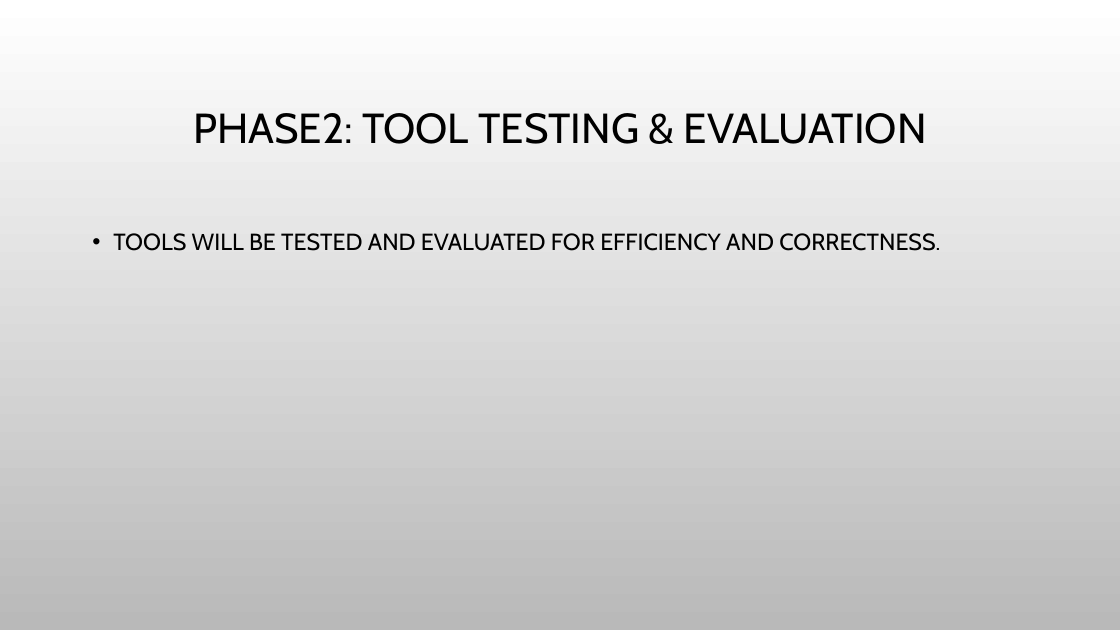
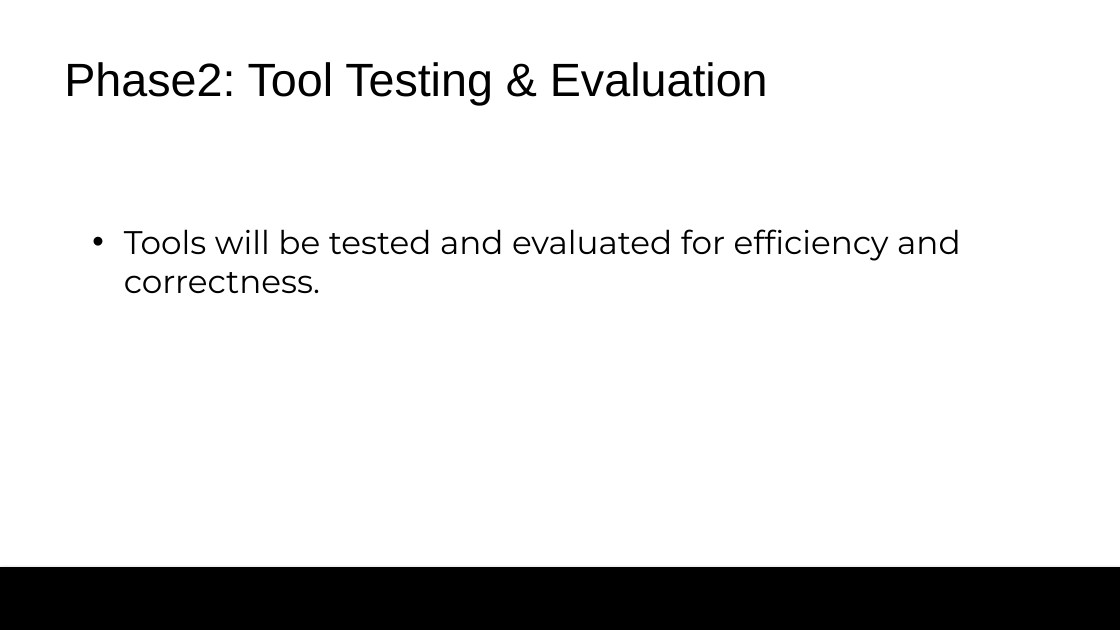
Before and after one commit to colby13king/cs5320-code, a slide deck: slide 9 of LicenseAssetManager/docs/Maintenance/MaintenancePresentation.pptx. Drawn at 1120x630 pixels with LibreOffice and Linux fonts; fonts in the diff are those of the drawing; background and template pictures are left out. Boxes give left, top, right and bottom in pixels: in the first picture for what was removed or moved away, otherwise in the second. Text is boxed around its words. In the diff, an @@ line names an element or a change of style, - is before the commit and + after.

```diff
--- a/LicenseAssetManager/docs/Maintenance/MaintenancePresentation.pptx
+++ b/LicenseAssetManager/docs/Maintenance/MaintenancePresentation.pptx
@@ background picture (left out) to #FFFFFF @@
@@ title at (64, 62, 768, 105): text changed; size 36 to 40 pt; font Cabin to Arial @@
-PHASE2: TOOL TESTING & EVALUATION
+Phase2: Tool Testing & Evaluation
@@ text at (124, 229, 960, 293): text changed; size 20 to 28 pt; font Cabin to Montserrat @@
-• TOOLS WILL BE TESTED AND EVALUATED FOR EFFICIENCY AND CORRECTNESS.
+• Tools will be tested and evaluated for efficiency and correctness.
@@ rectangle added at (0, 567, 1120, 630), fill #000000 @@
```
Also in this commit, not shown: 13 other slides changed, 1 slide added, 1 other file.
